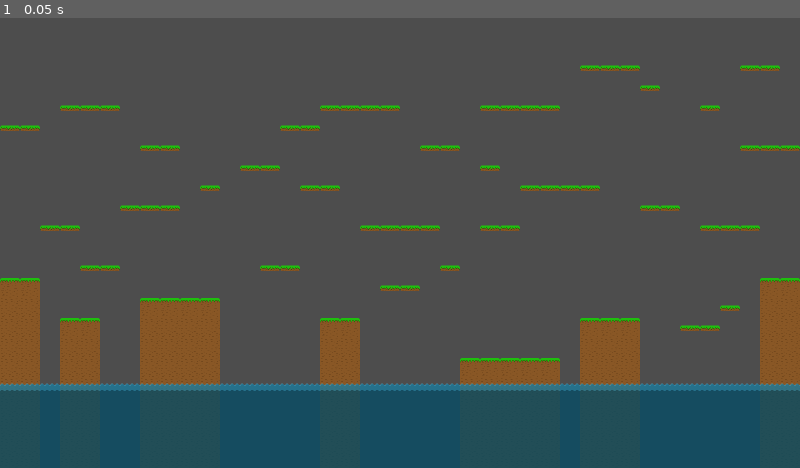
Above: before the commit, frame 1.
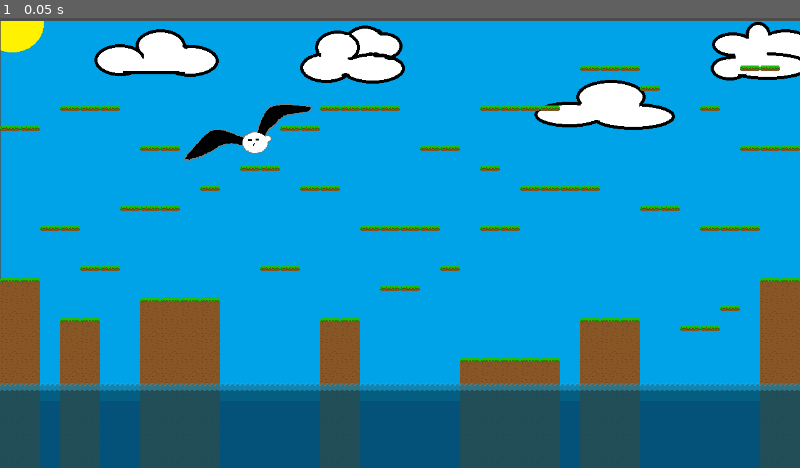
Above: after the commit, the same moment.

Repository: VjjT/gamejamtiimi7
Game: Godot game, scene res://level/main.tscn
The game is run twice, just before and just after one commit, with the same random seed, the same clock (stepped at 60 frames per second) and the same inputs.
Inputs:
- Up to frame 1 (0.05 s): no input

The runs differ from the first frame. In frame 1, 81% of the frame differs, in the area x 0-100%, y 0-100%.

Commit message:
taustakuva, vihollinen ja lippu

Diff:
--- a/tiimi-7-gamejam/level/main.tscn
+++ b/tiimi-7-gamejam/level/main.tscn
@@ -1,8 +1,13 @@
-[gd_scene load_steps=2 format=4 uid="uid://ddwgfcpabegla"]
+[gd_scene load_steps=3 format=4 uid="uid://ddwgfcpabegla"]
 
+[ext_resource type="Texture2D" uid="uid://fy6nk5vcwcjg" path="res://taustakuva/pelitausta.png" id="1_0ukcc"]
 [ext_resource type="TileSet" uid="uid://celmanpeemho8" path="res://level/scane/leveltiles.tres" id="1_414cb"]
 
 [node name="main" type="Node2D"]
+
+[node name="taustakuva" type="Sprite2D" parent="."]
+position = Vector2(641, 365)
+texture = ExtResource("1_0ukcc")
 
 [node name="TileMapLayer" type="TileMapLayer" parent="."]
 texture_filter = 1
Binary file added: tiimi-7-gamejam/items/lippu.png
Not shown, added: tiimi-7-gamejam/items/lippu.png.import
Not shown, added: tiimi-7-gamejam/items/puu.png.import
Not shown, added: tiimi-7-gamejam/kolikko/kolikko.png.import
Not shown, added: tiimi-7-gamejam/tasot/vihreä tolppa.png.import
Binary file added: tiimi-7-gamejam/taustakuva/pelitausta.png
Not shown, added: tiimi-7-gamejam/taustakuva/pelitausta.png.import
Binary file added: tiimi-7-gamejam/vihollinen/vihollinen.png
Not shown, added: tiimi-7-gamejam/vihollinen/vihollinen.png.import
